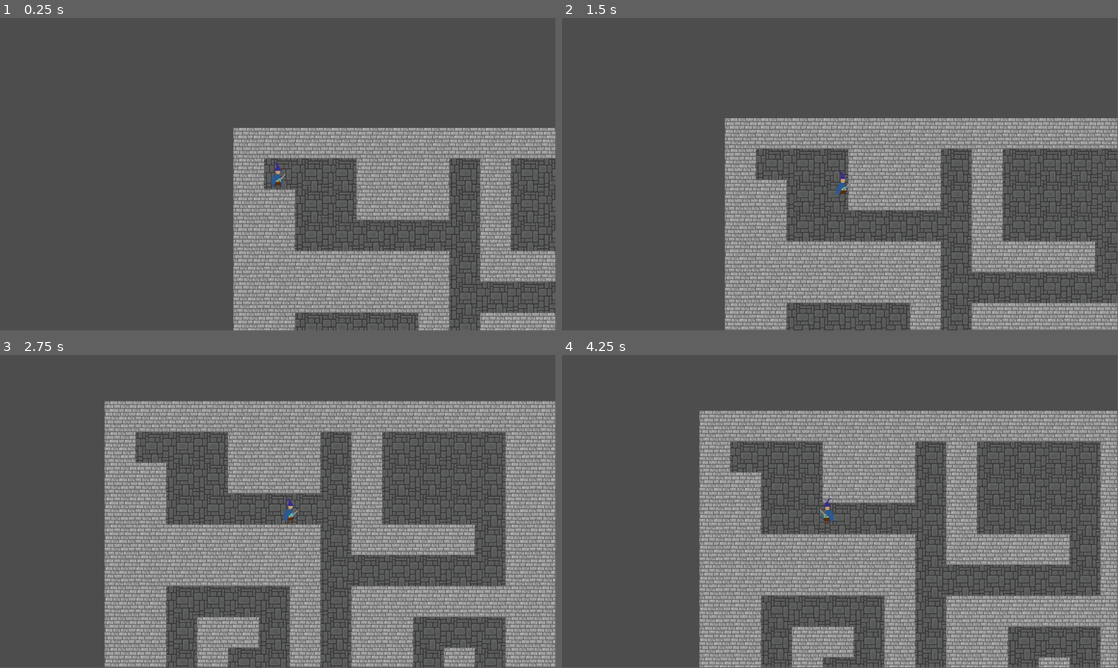
Above: before the commit, frames 1-4 (two rows, left to right).
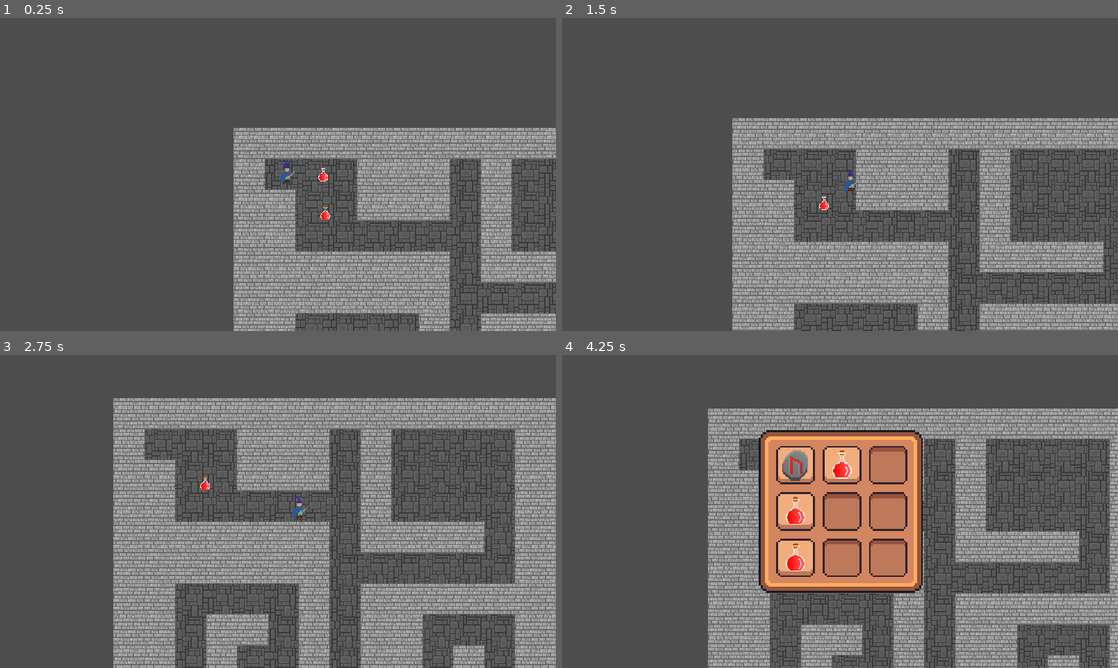
Above: after the commit, the same moments.

Repository: JCudak/ConquerDarkness
Game: Godot game, scene res://assets/scenes/main.tscn
Two runs of this game, one before a commit and one after it. Both use one fixed random seed, a clock stepped at 60 frames per second and the inputs below.
Inputs:
- Up to frame 1 (0.25 s): no input
- Up to frame 2 (1.5 s): tap Enter at 0.5 s; hold Right (right) 0.53-1.28 s; hold Down (down) from 1.28 s (still down)
- Up to frame 3 (2.75 s): release Down (down) at 2.03 s; hold Right (right) from 2.03 s (still down)
- Up to frame 4 (4.25 s): release Right (right) at 2.78 s; hold Up (up) 2.78-3.53 s; hold Left (left) from 3.53 s (still down); tap I (toggle_inventory, bound only after the commit) at 4.15 s
In our replay, the window is 799x449 before the commit and 800x450 after it. These sizes can differ from the game's own. Grey fills any space a smaller window leaves; there, only what the larger window draws over its background counts as a difference.

The runs differ from the first frame. In frame 1, 11% of the frame differs, in the area x 42-100%, y 35-100%; in frame 2, 17%; in frame 3, 40%; in frame 4, 42%, in the area x 24-100%, y 17-100%.

Commit message:
added equipement implementation and picking up consumables to inventory

Diff:
--- /dev/null
+++ b/assets/resources/inventory/items/big_life_potion.tres
@@ -0,0 +1,13 @@
+[gd_resource type="Resource" script_class="InventoryItem" load_steps=4 format=3 uid="uid://dexayakjrhrnv"]
+
+[ext_resource type="Script" path="res://scripts/inventory_item.gd" id="1_t42cs"]
+[ext_resource type="Texture2D" uid="uid://bwthfkr0rs1ia" path="res://assets/sprites/collectables/Potions.png" id="2_ig3sn"]
+
+[sub_resource type="AtlasTexture" id="AtlasTexture_nq8n1"]
+atlas = ExtResource("2_ig3sn")
+region = Rect2(0, 0, 32, 32)
+
+[resource]
+script = ExtResource("1_t42cs")
+name = "Big life potion"
+texture = SubResource("AtlasTexture_nq8n1")
--- /dev/null
+++ b/assets/resources/inventory/items/urus_rune.tres
@@ -0,0 +1,13 @@
+[gd_resource type="Resource" script_class="InventoryItem" load_steps=4 format=3 uid="uid://bf1iok0xd4igr"]
+
+[ext_resource type="Script" path="res://scripts/inventory_item.gd" id="1_f7f8y"]
+[ext_resource type="Texture2D" uid="uid://ek78fy4u0pe7" path="res://assets/sprites/collectables/Runes.png" id="2_psp7a"]
+
+[sub_resource type="AtlasTexture" id="AtlasTexture_arhf5"]
+atlas = ExtResource("2_psp7a")
+region = Rect2(0, 0, 32, 32)
+
+[resource]
+script = ExtResource("1_f7f8y")
+name = "Urus rune"
+texture = SubResource("AtlasTexture_arhf5")
--- /dev/null
+++ b/assets/resources/inventory/player_inventory.tres
@@ -0,0 +1,9 @@
+[gd_resource type="Resource" script_class="Inventory" load_steps=4 format=3 uid="uid://7n1dyepu35xa"]
+
+[ext_resource type="Script" path="res://scripts/inventory.gd" id="1_f323t"]
+[ext_resource type="Resource" uid="uid://bf1iok0xd4igr" path="res://assets/resources/inventory/items/urus_rune.tres" id="1_fgusc"]
+[ext_resource type="Resource" uid="uid://dexayakjrhrnv" path="res://assets/resources/inventory/items/big_life_potion.tres" id="2_x26jc"]
+
+[resource]
+script = ExtResource("1_f323t")
+items = Array[Resource("res://scripts/inventory_item.gd")]([ExtResource("1_fgusc"), null, null, ExtResource("2_x26jc"), null, null, ExtResource("2_x26jc"), null, null])
--- /dev/null
+++ b/assets/scenes/collectables/big_life_potion.tscn
@@ -0,0 +1,25 @@
+[gd_scene load_steps=6 format=3 uid="uid://bydwo0b04c2tx"]
+
+[ext_resource type="Script" path="res://scripts/collectable.gd" id="1_bcpeh"]
+[ext_resource type="Texture2D" uid="uid://bwthfkr0rs1ia" path="res://assets/sprites/collectables/Potions.png" id="1_inpqc"]
+[ext_resource type="Resource" uid="uid://dexayakjrhrnv" path="res://assets/resources/inventory/items/big_life_potion.tres" id="2_pjjek"]
+
+[sub_resource type="AtlasTexture" id="AtlasTexture_hwxib"]
+atlas = ExtResource("1_inpqc")
+region = Rect2(0, 0, 32, 32)
+
+[sub_resource type="CapsuleShape2D" id="CapsuleShape2D_1yyoh"]
+
+[node name="BigLifePotion" type="Area2D"]
+scale = Vector2(0.5, 0.5)
+script = ExtResource("1_bcpeh")
+itemResource = ExtResource("2_pjjek")
+
+[node name="Sprite2D" type="Sprite2D" parent="."]
+texture_filter = 1
+texture = SubResource("AtlasTexture_hwxib")
+
+[node name="CollisionShape2D" type="CollisionShape2D" parent="."]
+shape = SubResource("CapsuleShape2D_1yyoh")
+
+[connection signal="body_entered" from="." to="." method="_on_body_entered"]
--- /dev/null
+++ b/assets/scenes/inventory_gui.tscn
@@ -0,0 +1,79 @@
+[gd_scene load_steps=4 format=3 uid="uid://cnnpba7fwvyjg"]
+
+[ext_resource type="Texture2D" uid="uid://cupq0ji6ev5kh" path="res://assets/sprites/InventoryRect.png" id="1_3s67u"]
+[ext_resource type="Script" path="res://scripts/inventory_gui.gd" id="1_bv2i1"]
+[ext_resource type="PackedScene" uid="uid://v3s0c35yl6sp" path="res://assets/scenes/slot.tscn" id="2_cavbc"]
+
+[node name="InventoryGUI" type="Control"]
+layout_mode = 3
+anchors_preset = 8
+anchor_left = 0.5
+anchor_top = 0.5
+anchor_right = 0.5
+anchor_bottom = 0.5
+grow_horizontal = 2
+grow_vertical = 2
+scale = Vector2(4, 4)
+script = ExtResource("1_bv2i1")
+
+[node name="NinePatchRect" type="NinePatchRect" parent="."]
+texture_filter = 1
+layout_mode = 1
+anchors_preset = 8
+anchor_left = 0.5
+anchor_top = 0.5
+anchor_right = 0.5
+anchor_bottom = 0.5
+offset_left = -42.5
+offset_top = -42.0
+offset_right = 42.5
+offset_bottom = 42.0
+grow_horizontal = 2
+grow_vertical = 2
+texture = ExtResource("1_3s67u")
+patch_margin_left = 6
+patch_margin_top = 6
+patch_margin_right = 6
+patch_margin_bottom = 6
+
+[node name="GridContainer" type="GridContainer" parent="NinePatchRect"]
+layout_mode = 1
+anchors_preset = 8
+anchor_left = 0.5
+anchor_top = 0.5
+anchor_right = 0.5
+anchor_bottom = 0.5
+offset_left = -34.0
+offset_top = -34.0
+offset_right = 34.0
+offset_bottom = 34.0
+grow_horizontal = 2
+grow_vertical = 2
+columns = 3
+
+[node name="Slot" parent="NinePatchRect/GridContainer" instance=ExtResource("2_cavbc")]
+layout_mode = 2
+
+[node name="Slot2" parent="NinePatchRect/GridContainer" instance=ExtResource("2_cavbc")]
+layout_mode = 2
+
+[node name="Slot3" parent="NinePatchRect/GridContainer" instance=ExtResource("2_cavbc")]
+layout_mode = 2
+
+[node name="Slot4" parent="NinePatchRect/GridContainer" instance=ExtResource("2_cavbc")]
+layout_mode = 2
+
+[node name="Slot5" parent="NinePatchRect/GridContainer" instance=ExtResource("2_cavbc")]
+layout_mode = 2
+
+[node name="Slot6" parent="NinePatchRect/GridContainer" instance=ExtResource("2_cavbc")]
+layout_mode = 2
+
+[node name="Slot7" parent="NinePatchRect/GridContainer" instance=ExtResource("2_cavbc")]
+layout_mode = 2
+
+[node name="Slot8" parent="NinePatchRect/GridContainer" instance=ExtResource("2_cavbc")]
+layout_mode = 2
+
+[node name="Slot9" parent="NinePatchRect/GridContainer" instance=ExtResource("2_cavbc")]
+layout_mode = 2
--- a/assets/scenes/main.tscn
+++ b/assets/scenes/main.tscn
@@ -1,19 +1,34 @@
-[gd_scene load_steps=3 format=3 uid="uid://c3j5g5nb4t434"]
+[gd_scene load_steps=7 format=3 uid="uid://c3j5g5nb4t434"]
 
 [ext_resource type="PackedScene" uid="uid://cudhf3metsc00" path="res://assets/scenes/terrain_blocks/1-entry-block.tscn" id="1_0ixr5"]
-[ext_resource type="PackedScene" uid="uid://chkbbejdqfu" path="res://assets/scenes/main_character/main_character.tscn" id="2_jjyrf"]
+[ext_resource type="Script" path="res://scripts/world.gd" id="1_jga0u"]
+[ext_resource type="PackedScene" uid="uid://chkbbejdqfu" path="res://assets/scenes/player/player.tscn" id="2_jjyrf"]
+[ext_resource type="PackedScene" uid="uid://bydwo0b04c2tx" path="res://assets/scenes/collectables/big_life_potion.tscn" id="3_t80a5"]
+[ext_resource type="Script" path="res://scripts/canvas_layer.gd" id="4_uxsoa"]
+[ext_resource type="PackedScene" uid="uid://cnnpba7fwvyjg" path="res://assets/scenes/inventory_gui.tscn" id="6_ldoug"]
 
-[node name="Node" type="Node"]
+[node name="World" type="Node2D"]
+script = ExtResource("1_jga0u")
 
 [node name="1-entry-block" parent="." instance=ExtResource("1_0ixr5")]
 position = Vector2(-1, 0)
 
-[node name="CharacterBody2D" parent="." instance=ExtResource("2_jjyrf")]
-position = Vector2(45, 47)
+[node name="Player" parent="." instance=ExtResource("2_jjyrf")]
 
-[node name="Camera2D" type="Camera2D" parent="CharacterBody2D"]
-position = Vector2(-3.8147e-06, 1.1111)
+[node name="Camera2D" type="Camera2D" parent="Player"]
+position = Vector2(-10, 4.44443)
 scale = Vector2(1.11111, 1.11111)
 zoom = Vector2(2, 2)
 position_smoothing_enabled = true
 position_smoothing_speed = 7.0
+
+[node name="CanvasLayer" type="CanvasLayer" parent="."]
+script = ExtResource("4_uxsoa")
+
+[node name="InventoryGUI" parent="CanvasLayer" instance=ExtResource("6_ldoug")]
+
+[node name="BigLifePotion" parent="." instance=ExtResource("3_t80a5")]
+position = Vector2(92, 48)
+
+[node name="BigLifePotion2" parent="." instance=ExtResource("3_t80a5")]
+position = Vector2(94, 88)
--- a/assets/scenes/main_character/main_character.tscn
+++ b/assets/scenes/player/player.tscn
@@ -1,7 +1,8 @@
-[gd_scene load_steps=19 format=3 uid="uid://chkbbejdqfu"]
+[gd_scene load_steps=20 format=3 uid="uid://chkbbejdqfu"]
 
-[ext_resource type="Script" path="res://assets/scenes/main_character/main_character.gd" id="1_asic6"]
+[ext_resource type="Script" path="res://scripts/player.gd" id="1_uv8wg"]
 [ext_resource type="Texture2D" uid="uid://dt4ed70kcurom" path="res://assets/sprites/player_idle.png" id="2_7h0a6"]
+[ext_resource type="Resource" uid="uid://7n1dyepu35xa" path="res://assets/resources/inventory/player_inventory.tres" id="2_nqow7"]
 [ext_resource type="Texture2D" uid="uid://dm5obtdped6ik" path="res://assets/sprites/player_running.png" id="3_kintu"]
 
 [sub_resource type="AtlasTexture" id="AtlasTexture_68hc1"]
@@ -112,11 +113,12 @@
 radius = 6.66668
 height = 23.9216
 
-[node name="CharacterBody2D" type="CharacterBody2D"]
+[node name="Player" type="CharacterBody2D"]
 texture_filter = 1
 position = Vector2(54, 44)
 scale = Vector2(0.9, 0.9)
-script = ExtResource("1_asic6")
+script = ExtResource("1_uv8wg")
+inventory = ExtResource("2_nqow7")
 
 [node name="AnimatedSprite2D" type="AnimatedSprite2D" parent="."]
 position = Vector2(-1.14441e-05, -7.62939e-06)
--- /dev/null
+++ b/assets/scenes/slot.tscn
@@ -0,0 +1,49 @@
+[gd_scene load_steps=3 format=3 uid="uid://v3s0c35yl6sp"]
+
+[ext_resource type="Script" path="res://scripts/slot.gd" id="1_ns278"]
+[ext_resource type="Texture2D" uid="uid://54g81f3ga0j4" path="res://assets/sprites/inventorySlot.png" id="2_wkurl"]
+
+[node name="Slot" type="Panel"]
+self_modulate = Color(1, 1, 1, 0)
+custom_minimum_size = Vector2(20, 20)
+anchors_preset = 8
+anchor_left = 0.5
+anchor_top = 0.5
+anchor_right = 0.5
+anchor_bottom = 0.5
+offset_left = -10.0
+offset_top = -10.0
+offset_right = 10.0
+offset_bottom = 10.0
+grow_horizontal = 2
+grow_vertical = 2
+script = ExtResource("1_ns278")
+
+[node name="Background" type="Sprite2D" parent="."]
+texture_filter = 1
+texture = ExtResource("2_wkurl")
+centered = false
+vframes = 2
+
+[node name="CenterContainer" type="CenterContainer" parent="."]
+layout_mode = 1
+anchors_preset = 8
+anchor_left = 0.5
+anchor_top = 0.5
+anchor_right = 0.5
+anchor_bottom = 0.5
+offset_left = -10.0
+offset_top = -10.0
+offset_right = 10.0
+offset_bottom = 10.0
+grow_horizontal = 2
+grow_vertical = 2
+
+[node name="Panel" type="Panel" parent="CenterContainer"]
+self_modulate = Color(1, 1, 1, 0)
+custom_minimum_size = Vector2(20, 20)
+layout_mode = 2
+
+[node name="item" type="Sprite2D" parent="CenterContainer/Panel"]
+scale = Vector2(0.5, 0.5)
+offset = Vector2(20, 20)
--- a/project.godot
+++ b/project.godot
@@ -13,7 +13,13 @@
 config/name="GameJam"
 run/main_scene="res://assets/scenes/main.tscn"
 config/features=PackedStringArray("4.2", "GL Compatibility")
+boot_splash/bg_color=Color(0, 0, 0, 1)
 config/icon="res://assets/icon.svg"
+
+[display]
+
+window/stretch/mode="canvas_items"
+window/stretch/aspect="ignore"
 
 [dotnet]
 
@@ -53,6 +59,11 @@
 , Object(InputEventJoypadMotion,"resource_local_to_scene":false,"resource_name":"","device":-1,"axis":1,"axis_value":1.0,"script":null)
 ]
 }
+toggle_inventory={
+"deadzone": 0.5,
+"events": [Object(InputEventKey,"resource_local_to_scene":false,"resource_name":"","device":-1,"window_id":0,"alt_pressed":false,"shift_pressed":false,"ctrl_pressed":false,"meta_pressed":false,"pressed":false,"keycode":0,"physical_keycode":73,"key_label":0,"unicode":105,"echo":false,"script":null)
+]
+}
 
 [rendering]
 
--- /dev/null
+++ b/scripts/canvas_layer.gd
@@ -0,0 +1,13 @@
+extends CanvasLayer
+
+@onready var inventory = $InventoryGUI
+
+func _ready():
+	inventory.close()
+
+func _input(event):
+	if event.is_action_pressed("toggle_inventory"):
+		if inventory.isOpen:
+			inventory.close()
+		else:
+			inventory.open()
--- /dev/null
+++ b/scripts/collectable.gd
@@ -0,0 +1,9 @@
+extends Area2D
+
+@export var itemResource: InventoryItem
+@onready var inventory: Inventory = preload("res://assets/resources/inventory/player_inventory.tres")
+
+func _on_body_entered(body):
+	if(body.name == "Player"):
+		inventory.insert(itemResource)
+		queue_free()
--- /dev/null
+++ b/scripts/game_manager.gd
@@ -0,0 +1,19 @@
+extends Node
+
+var rows = 5
+var columns = 5
+var equipement = []
+
+# Called when the node enters the scene tree for the first time.
+func _ready():
+
+	for i in range(rows):
+		var row = []
+		for j in range(columns):
+			row.append(0)
+			equipement.append(row)
+
+
+# Called every frame. 'delta' is the elapsed time since the previous frame.
+func _process(delta):
+	pass
--- /dev/null
+++ b/scripts/inventory.gd
@@ -0,0 +1,13 @@
+extends Resource
+
+class_name Inventory
+signal updated
+
+@export var items: Array[InventoryItem]
+
+func insert(item: InventoryItem):
+	for i in range(items.size()):
+		if!items[i]:
+			items[i] = item
+			break
+	updated.emit()
--- /dev/null
+++ b/scripts/inventory_gui.gd
@@ -0,0 +1,27 @@
+extends Control
+
+signal opened
+signal closed
+
+var isOpen: bool = false
+
+@onready var inventory: Inventory = preload("res://assets/resources/inventory/player_inventory.tres")
+@onready var slots: Array = $NinePatchRect/GridContainer.get_children()
+
+func _ready():
+	inventory.updated.connect(update)
+	update()
+
+func update():
+	for i in range(min(inventory.items.size(), slots.size())):
+		slots[i].update(inventory.items[i])
+
+func open():
+	visible=true
+	isOpen=true
+	opened.emit()
+
+func close():
+	visible=false
+	isOpen=false
+	closed.emit()
--- /dev/null
+++ b/scripts/inventory_item.gd
@@ -0,0 +1,6 @@
+extends Resource
+
+class_name InventoryItem
+
+@export var name: String = ""
+@export var texture: Texture2D
--- a/assets/scenes/main_character/main_character.gd
+++ b/scripts/player.gd
@@ -1,9 +1,11 @@
 extends CharacterBody2D
 
+class_name Player
 
-const SPEED = 100.0
+@export var speed = 100.0
 const SPEED_REDUCTION = 12
 @onready var animated_sprite_2d = $AnimatedSprite2D
+@export var inventory: Inventory
 
 func _physics_process(delta):
 
@@ -16,11 +18,11 @@
 	var directionY = Input.get_axis("up", "down")
 
 	if directionX:
-		velocity.x = directionX * SPEED
+		velocity.x = directionX * speed
 	else:
 		velocity.x = move_toward(velocity.x, 0, SPEED_REDUCTION)
 	if directionY:
-		velocity.y = directionY * SPEED
+		velocity.y = directionY * speed
 	else:
 		velocity.y = move_toward(velocity.y, 0, SPEED_REDUCTION)
 
--- /dev/null
+++ b/scripts/slot.gd
@@ -0,0 +1,12 @@
+extends Panel
+@onready var background: Sprite2D = $Background
+@onready var itemSprite: Sprite2D  = $CenterContainer/Panel/item
+
+func update(item: InventoryItem):
+	if!item:
+		background.frame = 0
+		itemSprite.visible = false
+	else:
+		background.frame = 1
+		itemSprite.visible = true
+		itemSprite.texture = item.texture
--- /dev/null
+++ b/scripts/world.gd
@@ -0,0 +1,9 @@
+extends Node2D
+
+
+
+func _ready():
+	pass
+
+func _process(delta):
+	pass
Binary file added: assets/sprites/InventoryRect.png
Not shown, added: assets/sprites/InventoryRect.png.import
Binary file added: assets/sprites/inventorySlot.png
Not shown, added: assets/sprites/inventorySlot.png.import
